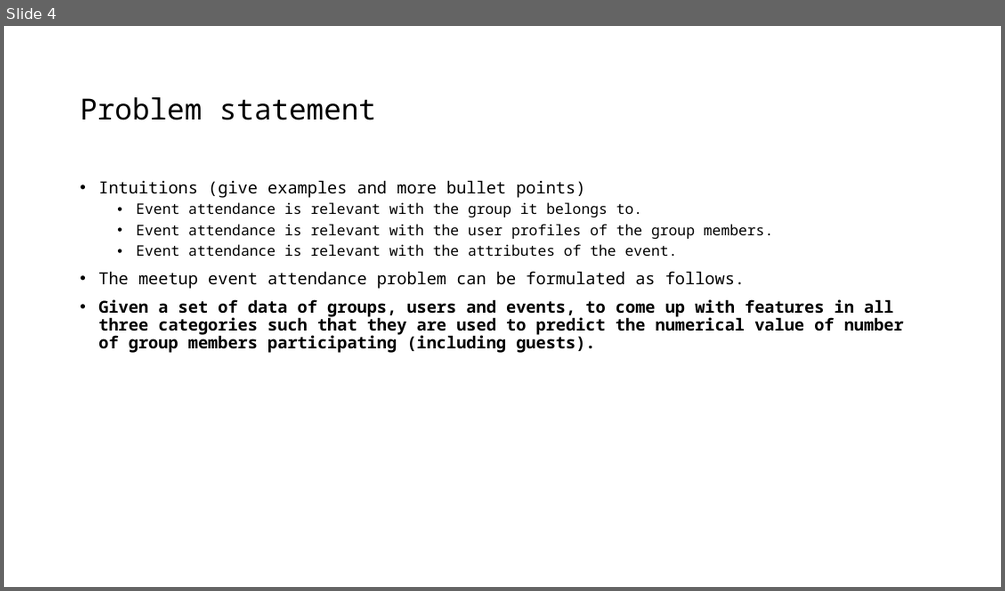
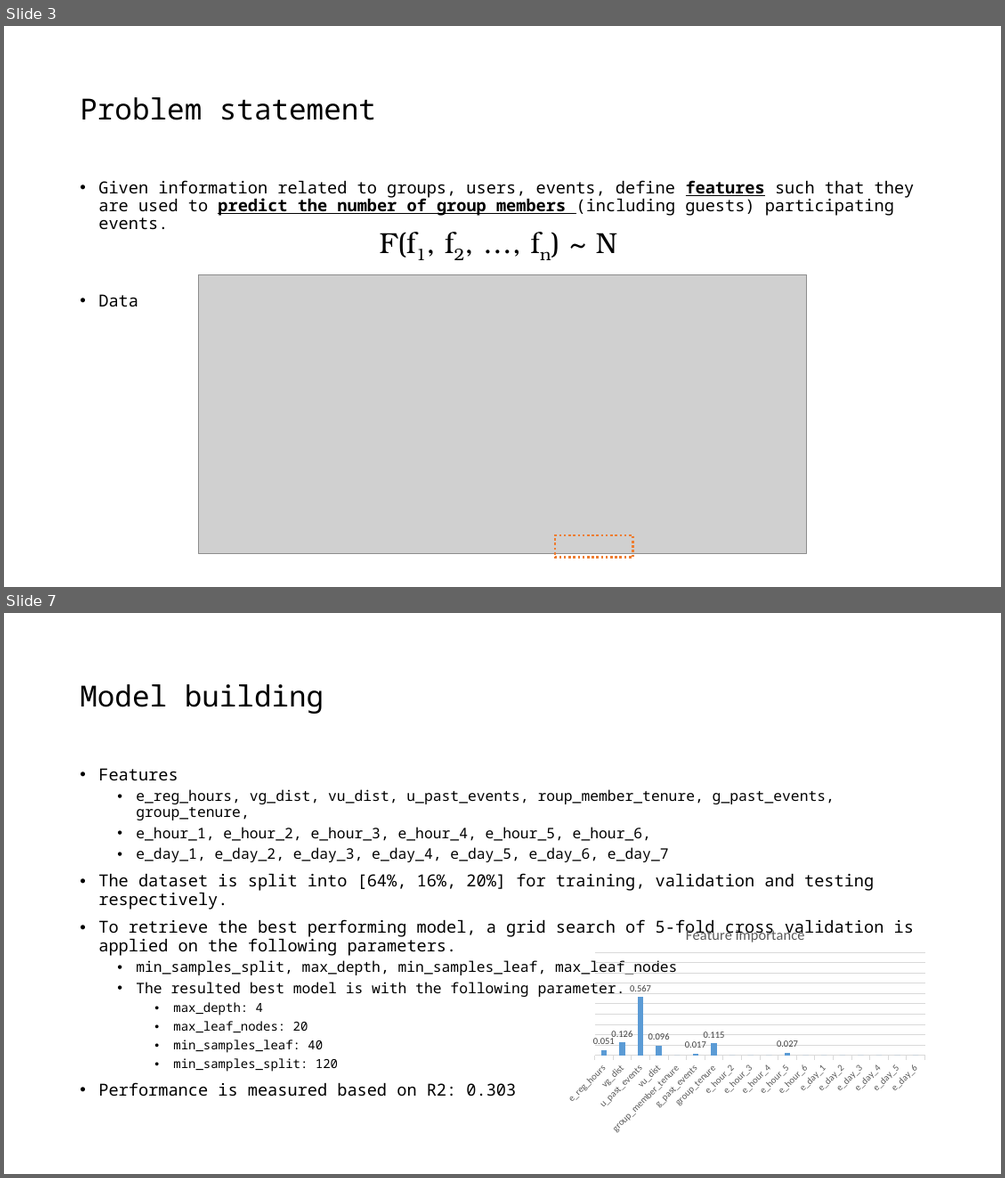
Before and after one commit to joyceXD/meetup-attendence-pred, a slide deck: presentation/meetup-attendance-prediction.pptx. Shown one above the other, each under a label of ours: slide 4 before the commit, slides 3 and 7 after it; the slides between them are not shown. The pictures are 1005x591 and 1005x1178 pixels, drawn with LibreOffice and Linux fonts; fonts in the diff are those of the drawing; grey boxes stand for pictures. Boxes give left, top, right and bottom in pixels: in the first picture for what was removed or moved away, otherwise in the second. Text is boxed around its words. In the diff, an @@ line names an element or a change of style, - is before the commit and + after.

Commit message:
Finalize model.

```diff
--- a/presentation/meetup-attendance-prediction.pptx
+++ b/presentation/meetup-attendance-prediction.pptx
@@ slide 7 added at [4,613,1001,1174], background #FFFFFF @@
@@ title added at [80,684,324,714], 28 pt, text #000000 @@
+Model building
@@ text added at [98,768,914,1096], 14 pt, text #000000 @@
+• Features
+  • e_reg_hours, vg_dist, vu_dist, u_past_events, roup_member_tenure, g_past_events, group_tenure,
+  • e_hour_1, e_hour_2, e_hour_3, e_hour_4, e_hour_5, e_hour_6,
+  • e_day_1, e_day_2, e_day_3, e_day_4, e_day_5, e_day_6, e_day_7
+• The dataset is split into [64%, 16%, 20%] for training, validation and testing respectively.
+• To retrieve the best performing model, a grid search of 5-fold cross validation is applied on the following parameters.
+  • min_samples_split, max_depth, min_samples_leaf, max_leaf_nodes
+  • The resulted best model is with the following parameter.
+    • max_depth: 4
+    • max_leaf_nodes: 20
+    • min_samples_leaf: 40
+    • min_samples_split: 120
+• Performance is measured based on R2: 0.303
@@ column chart added at [558,914,933,1138] @@
+title "Feature importance "
+categories: e_reg_hours, vg_dist, u_past_events, vu_dist, group_member_tenure, g_past_events, group_tenure, e_hour_2, e_hour_3, e_hour_4, e_hour_5, e_hour_6, e_day_1, e_day_2, e_day_3, e_day_4, e_day_5, e_day_6
+Series 1: 0.051, 0.126, 0.567, 0.096, 0, 0.017, 0.115, 0, 0, 0, 0.027, 0, 0, 0, 0, 0, 0, 0
@@ what was slide 4 is now slide 3 @@
@@ slide 3 changed as well @@
@@ text at [98,180,914,306]: text changed @@
-• Intuitions (give examples and more bullet points)
-  • Event attendance is relevant with the group it belongs to.
-  • Event attendance is relevant with the user profiles of the group members.
-  • Event attendance is relevant with the attributes of the event.
-• The meetup event attendance problem can be formulated as follows.
-• Given a set of data of groups, users and events, to come up with features in all three categories such that they are used to predict the numerical value of number of group members participating (including guests).
+• Given information related to groups, users, events, define features such that they are used to predict the number of group members (including guests) participating events.
+• Data
@@ text added at [380,232,550,260], 28 pt, text #000000 @@
+F(f1, f2, …, fn) ~ N
@@ picture added at [198,274,807,553] @@
@@ rectangle added at [555,535,633,557], outline #ED7D31 2.25 pt dashed @@
```
Also in this commit, not shown: 3 other slides changed, 9 other slides added, 3 slides removed, 28 other files.
